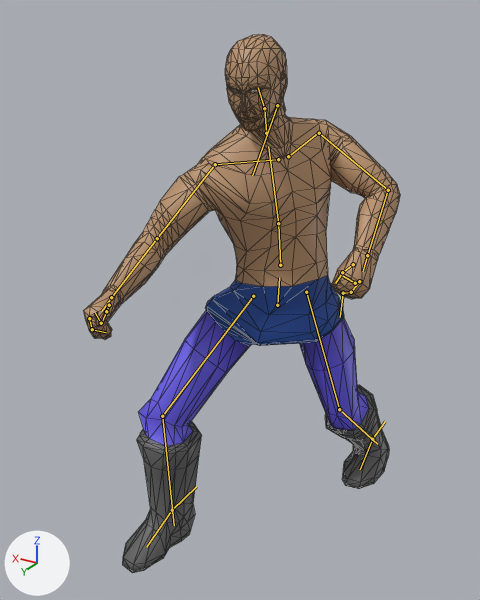
Two versions of the glTF model artwork/characters/humanoid-armature.glb, one commit apart.
Rendered twice from a 50 mm camera at (-0.869, 1.642, 1.543) aimed at (0.084, 0.055, 0.749). The lights are fixed; the arrows at lower left show +X, +Y and +Z. The older version comes first. Both versions are drawn at frame 18 of the action 'SlashHorizontal'; the numbers are the values there. The bones that change, and the others that lie on the model, are drawn over the model as lines. Mesh edges are drawn as thin lines.

In view in the first picture: 'HumanMaleForm'.
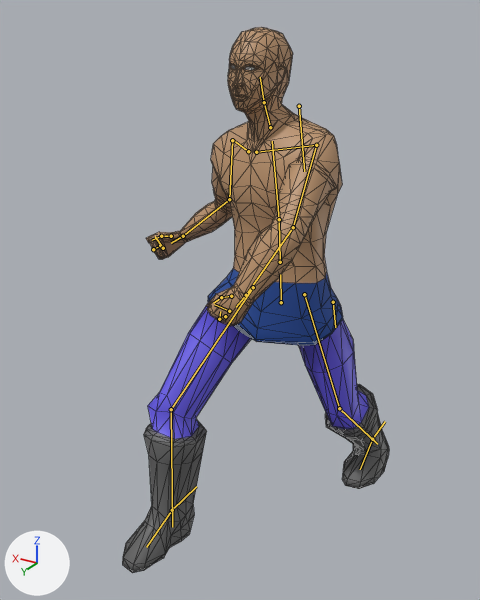
What differs and where, as boxes (x1, y1, x2, y2) in the pictures (480 x 600 px):
'HumanMaleForm', posed (15% narrower)
    before: (84, 34, 400, 573)
    after: (122, 27, 389, 573)
bone 'hips', root to tip
    before: (277, 305) to (279, 277)
    after: (281, 302) to (280, 274)
bone 'spine', root to tip
    before: (280, 265) to (278, 223)
    after: (280, 262) to (279, 219)
bone 'ribs', root to tip
    before: (278, 223) to (268, 146)
    after: (279, 219) to (272, 141)
bone 'head', root to tip
    before: (264, 108) to (258, 87)
    after: (264, 102) to (260, 77)
bone 'upper_arm.L', root to tip
    before: (319, 133) to (388, 190)
    after: (316, 145) to (293, 227)
bone 'forearm.L', root to tip
    before: (388, 190) to (367, 255)
    after: (293, 227) to (246, 295)
bone 'hand.L', root to tip
    before: (367, 255) to (363, 271)
    after: (246, 295) to (236, 307)
bone 'upper_arm.R', root to tip
    before: (215, 164) to (157, 238)
    after: (232, 140) to (229, 199)
bone 'forearm.R', root to tip
    before: (157, 238) to (111, 297)
    after: (229, 199) to (183, 236)
bone 'hand.R', root to tip
    before: (111, 297) to (102, 311)
    after: (183, 236) to (171, 243)
bone 'thigh.L', root to tip
    before: (306, 292) to (339, 409)
    after: (304, 294) to (339, 408)
bone 'shin.L', root to tip
    before: (339, 409) to (377, 444)
    after: (339, 408) to (377, 444)
bone 'thigh.R', root to tip
    before: (253, 296) to (162, 416)
    after: (253, 287) to (171, 409)
bone 'shin.R', root to tip
    before: (162, 416) to (174, 525)
    after: (171, 409) to (172, 527)

The change, as a diff of the scene's bpy script:
```diff
--- a/artwork/characters/humanoid-armature.glb.py
+++ b/artwork/characters/humanoid-armature.glb.py
@@ bone_hips @@
 bone_hips = bpy.data.objects['HumanoidArmature'].pose.bones['hips']
-bone_hips.location = (-0.004, -0.12, 0.034)
-bone_hips.rotation_quaternion = (0.939, 0.006, 0.337, -0.07)  # degrees (-3, 39, -10)
+bone_hips.location = (-0.004, -0.125, 0.011)
+bone_hips.rotation_quaternion = (0.994, -0.008, 0.1, -0.028)  # degrees (-1, 11, -3)
@@ bone_spine @@
 bone_spine = bpy.data.objects['HumanoidArmature'].pose.bones['spine']  # child of 'hips'
-bone_spine.rotation_quaternion = (0.989, -0.024, 0.143, 0.032)  # degrees (-2, 16, 3)
+bone_spine.rotation_quaternion = (0.992, -0.022, -0.114, 0.03)  # degrees (-3, -13, 4)
@@ bone_ribs @@
 bone_ribs = bpy.data.objects['HumanoidArmature'].pose.bones['ribs']  # child of 'spine'
-bone_ribs.rotation_quaternion = (0.994, 0.097, 0.002, 0.044)  # degrees (11, 0, 5)
+bone_ribs.rotation_quaternion = (0.987, 0.102, -0.122, 0.023)  # degrees (12, -14, 1)
@@ bone_head @@
 bone_head = bpy.data.objects['HumanoidArmature'].pose.bones['head']  # child of 'neck'
-bone_head.rotation_quaternion = (0.98, -0.056, -0.173, 0.079)  # degrees (-8, -19, 11)
+bone_head.rotation_quaternion = (0.934, -0.173, 0.255, -0.172)  # degrees (-27, 25, -27)
@@ bone_upper_arm_l @@
 bone_upper_arm_l = bpy.data.objects['HumanoidArmature'].pose.bones['upper_arm.L']  # child of 'shoulder.L'
-bone_upper_arm_l.rotation_quaternion = (0.844, 0.473, 0.252, -0.015)  # degrees (62, 26, 14)
+bone_upper_arm_l.rotation_quaternion = (0.744, 0.555, 0.373, -0.002)  # degrees (83, 34, 30)
@@ bone_forearm_l @@
 bone_forearm_l = bpy.data.objects['HumanoidArmature'].pose.bones['forearm.L']  # child of 'upper_arm.L'
-bone_forearm_l.rotation_quaternion = (0.877, 0.231, -0.078, 0.414)  # degrees (21, -19, 47)
+bone_forearm_l.rotation_quaternion = (0.924, 0.192, -0.298, 0.139)  # degrees (20, -37, 10)
@@ bone_hand_l @@
 bone_hand_l = bpy.data.objects['HumanoidArmature'].pose.bones['hand.L']  # child of 'forearm.L'
-bone_hand_l.rotation_quaternion = (0.999, 0.0, 0.0, -0.035)  # degrees (0, 0, -4)
+bone_hand_l.rotation_quaternion = (0.972, 0.082, -0.217, 0.028)  # degrees (9, -25, 1)
@@ bone_upper_arm_r @@
 bone_upper_arm_r = bpy.data.objects['HumanoidArmature'].pose.bones['upper_arm.R']  # child of 'shoulder.R'
-bone_upper_arm_r.rotation_quaternion = (0.826, 0.022, 0.555, 0.089)  # degrees (19, 66, 25)
+bone_upper_arm_r.rotation_quaternion = (0.97, -0.026, 0.003, 0.237)  # degrees (-3, 1, 27)
@@ bone_forearm_r @@
 bone_forearm_r = bpy.data.objects['HumanoidArmature'].pose.bones['forearm.R']  # child of 'upper_arm.R'
-bone_forearm_r.rotation_quaternion = (0.974, 0.174, -0.022, -0.142)  # degrees (20, 0, -17)
+bone_forearm_r.rotation_quaternion = (0.955, -0.183, -0.031, -0.227)  # degrees (-20, -8, -25)
@@ bone_hand_r @@
 bone_hand_r = bpy.data.objects['HumanoidArmature'].pose.bones['hand.R']  # child of 'forearm.R'
-bone_hand_r.rotation_quaternion = (0.999, 0.011, 0.041, -0.016)  # degrees (1, 5, -2)
+bone_hand_r.rotation_quaternion = (0.781, 0.153, 0.563, -0.222)  # degrees (-2, 71, -33)
@@ bone_thigh_l @@
 bone_thigh_l = bpy.data.objects['HumanoidArmature'].pose.bones['thigh.L']  # child of 'hips'
-bone_thigh_l.rotation_quaternion = (0.958, 0.058, 0.26, -0.109)  # degrees (4, 31, -12)
+bone_thigh_l.rotation_quaternion = (0.984, 0.135, 0.017, -0.117)  # degrees (15, 4, -13)
@@ bone_shin_l @@
 bone_shin_l = bpy.data.objects['HumanoidArmature'].pose.bones['shin.L']  # child of 'thigh.L'
-bone_shin_l.rotation_quaternion = (0.976, 0.217, 0.0, -0.008)  # degrees (25, 0, -1)
+bone_shin_l.rotation_quaternion = (0.982, 0.188, 0.0, -0.007)  # degrees (22, 0, -1)
@@ bone_thigh_r @@
 bone_thigh_r = bpy.data.objects['HumanoidArmature'].pose.bones['thigh.R']  # child of 'hips'
-bone_thigh_r.rotation_quaternion = (0.785, -0.282, 0.504, 0.223)  # degrees (-33, 67, 9)
+bone_thigh_r.rotation_quaternion = (0.901, -0.32, 0.279, 0.091)  # degrees (-39, 34, -1)
@@ bone_shin_r @@
 bone_shin_r = bpy.data.objects['HumanoidArmature'].pose.bones['shin.R']  # child of 'thigh.R'
-bone_shin_r.rotation_quaternion = (0.943, 0.333, 0.0, 0.013)  # degrees (39, 0, 1)
+bone_shin_r.rotation_quaternion = (0.958, 0.286, 0.0, 0.011)  # degrees (33, 0, 1)
```
